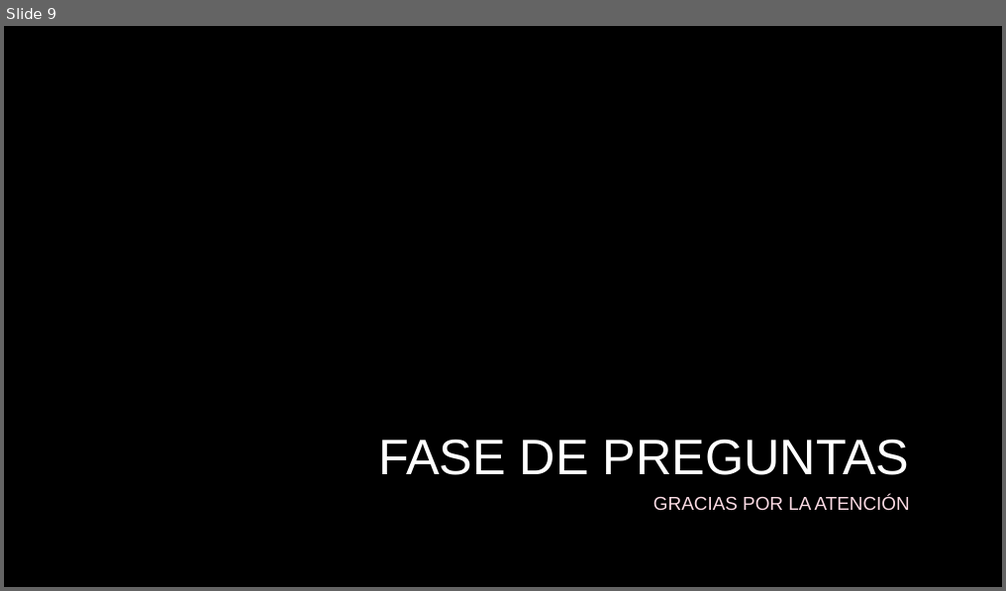
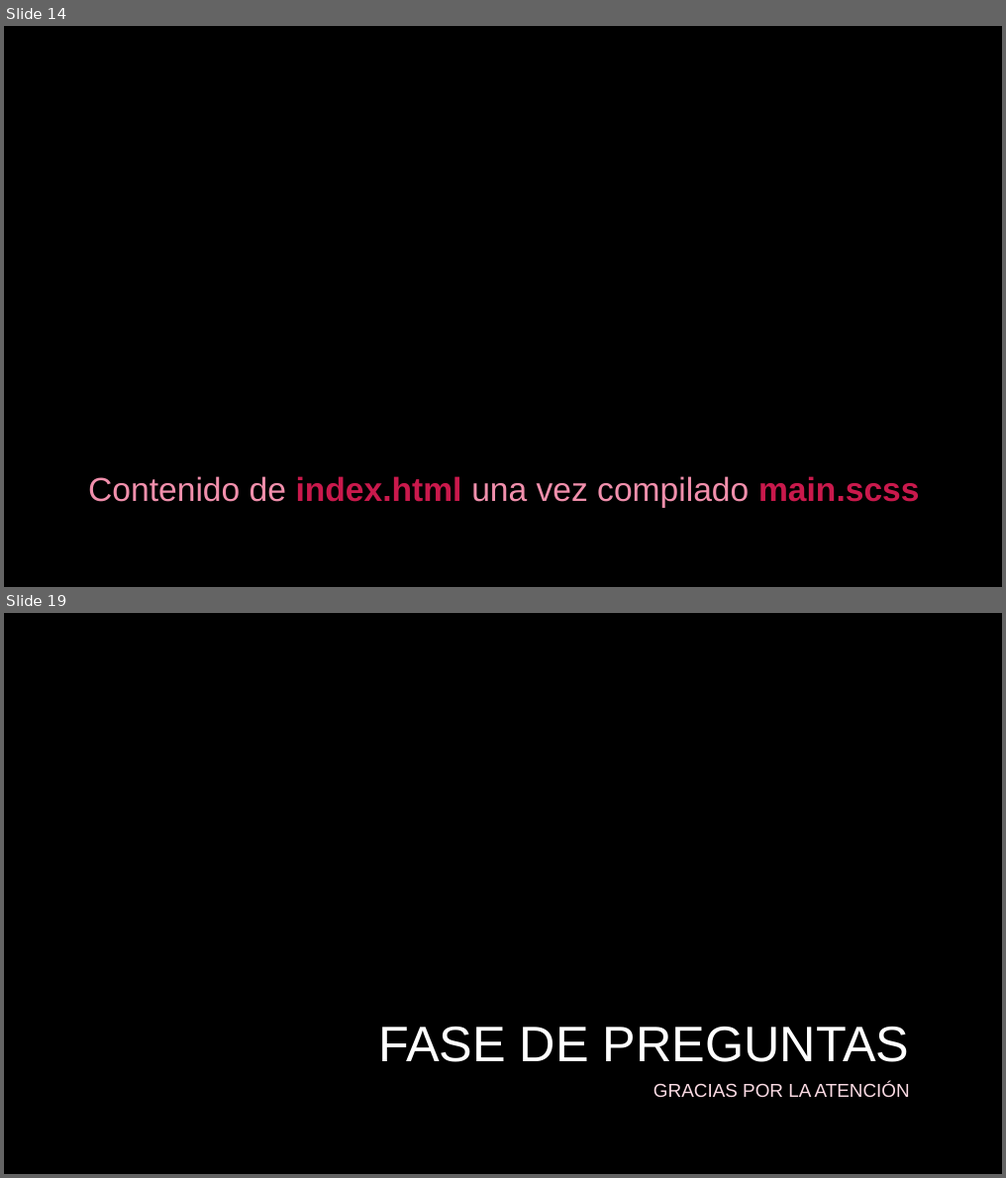
Before and after one commit to marcosfdsl/dawe2-diwe-susy, a slide deck: Susy.pptx. Shown one above the other, each under a label of ours: slide 9 before the commit, slides 14 and 19 after it; the slides between them are not shown. The pictures are 1006x591 and 1006x1178 pixels, drawn with LibreOffice and Linux fonts; fonts in the diff are those of the drawing; background and template pictures are left out. Boxes give left, top, right and bottom in pixels: in the first picture for what was removed or moved away, otherwise in the second. Text is boxed around its words. In the diff, an @@ line names an element or a change of style, - is before the commit and + after.

```diff
--- a/Susy.pptx
+++ b/Susy.pptx
@@ slide 14 added at (4, 26, 1002, 587), background picture (left out) @@
@@ text added at (88, 476, 919, 508), 32 pt, text #F18FAC @@
+Contenido de index.html una vez compilado main.scss
@@ what was slide 9 is now slide 19 @@
```
Also in this commit, not shown: 3 slides changed, 9 other slides added, 4 other files.
